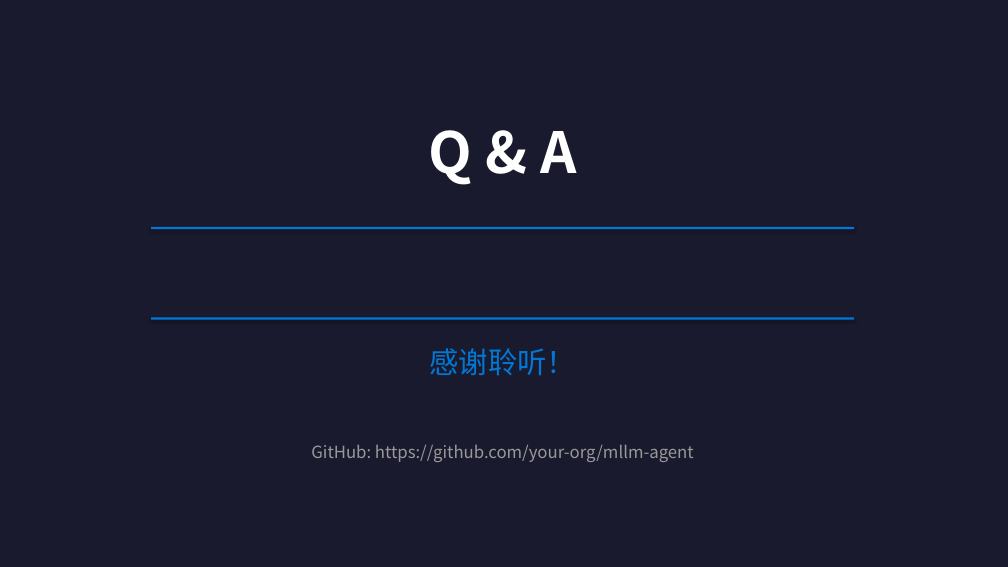
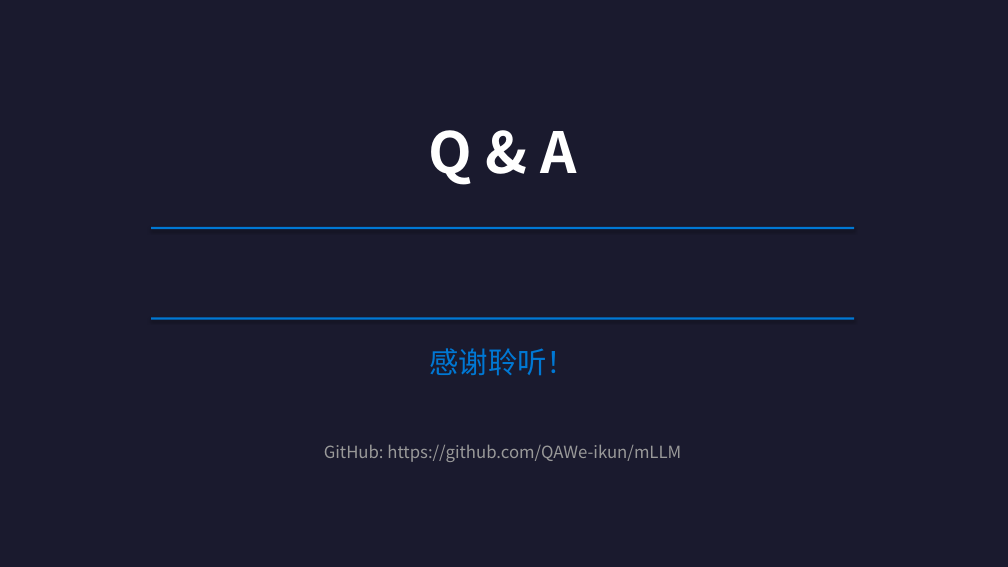
Before and after one commit to QAWe-ikun/mLLM, a slide deck: slide 12 of docs/开题展示.pptx. Drawn at 1008x567 pixels with LibreOffice and Linux fonts; fonts in the diff are those of the drawing. Boxes give left, top, right and bottom in pixels: in the first picture for what was removed or moved away, otherwise in the second. Text is boxed around its words. In the diff, an @@ line names an element or a change of style, - is before the commit and + after.

```diff
--- a/docs/开题展示.pptx
+++ b/docs/开题展示.pptx
@@ text at <box>324,444,681,462</box>: text changed @@
-GitHub: https://github.com/your-org/mllm-agent
+GitHub: https://github.com/QAWe-ikun/mLLM
```
Also in this commit, not shown: 3 other slides changed, 3 other files.
